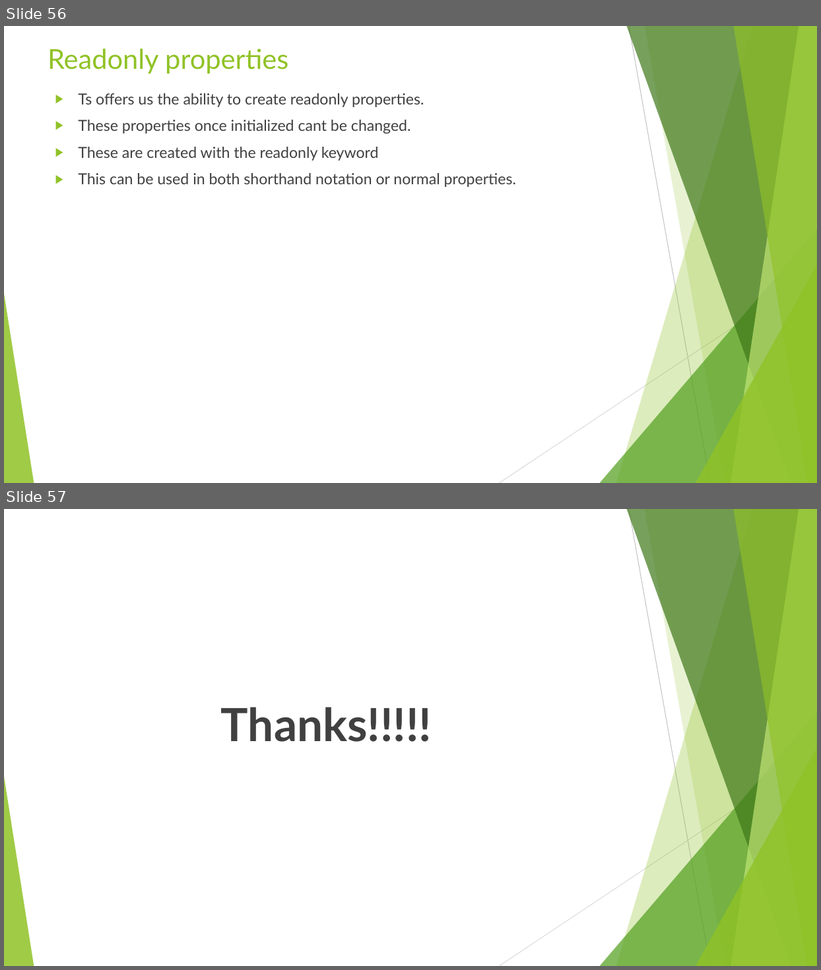
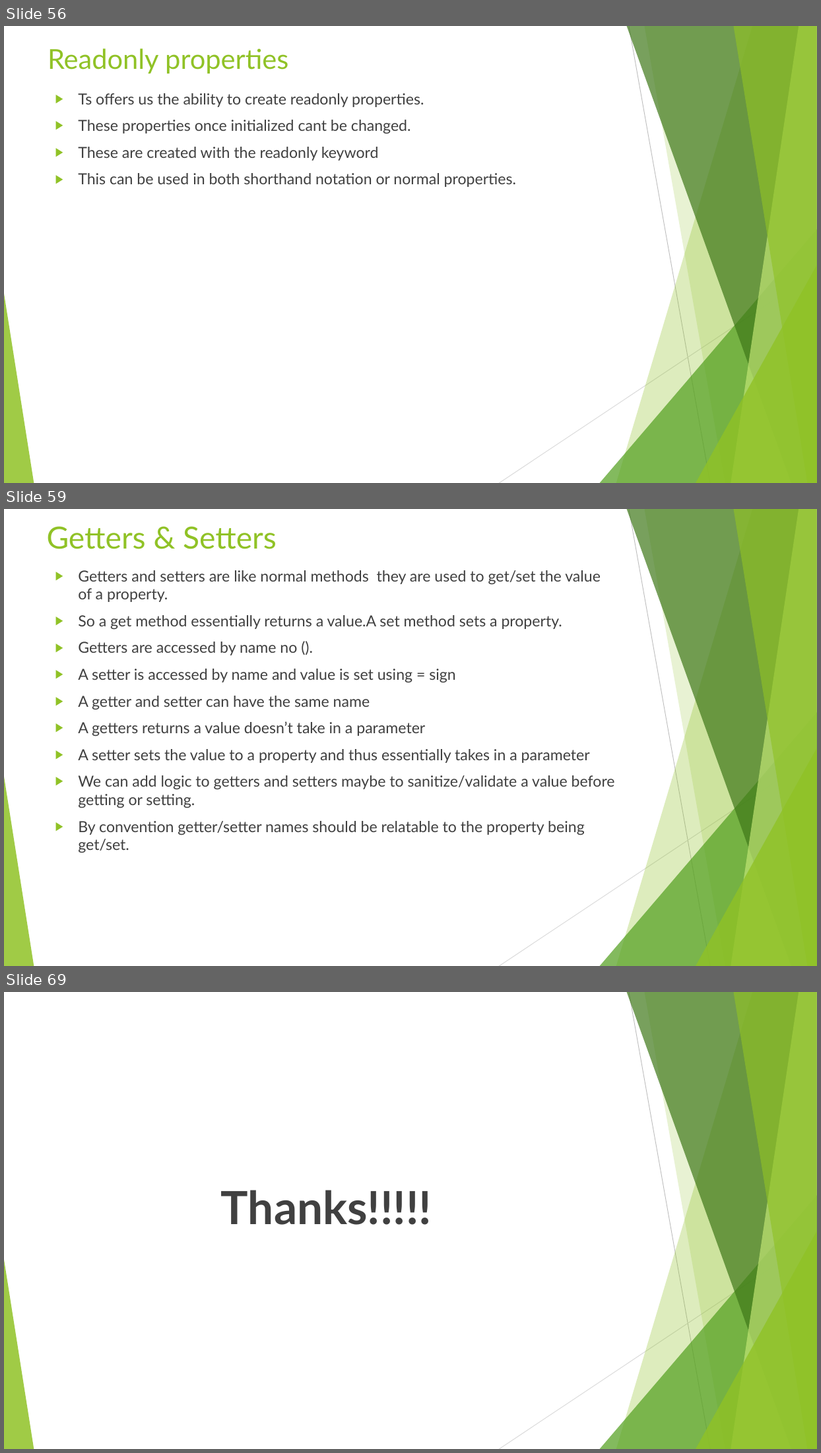
Before and after one commit to rudhrainfogain/TypeScript, a slide deck: PPT/TypeScriptv5.pptx. Shown one above the other, each under a label of ours: slides 56 and 57 before the commit, slides 56, 59 and 69 after it; the slides between them are not shown. The pictures are 821x970 and 821x1453 pixels, drawn with LibreOffice and Linux fonts; fonts in the diff are those of the drawing. Boxes give left, top, right and bottom in pixels: in the first picture for what was removed or moved away, otherwise in the second. Text is boxed around its words. In the diff, an @@ line names an element or a change of style, - is before the commit and + after.

```diff
--- a/PPT/TypeScriptv5.pptx
+++ b/PPT/TypeScriptv5.pptx
@@ slide 59 added at bbox=[4, 509, 817, 966], background #FFFFFF; not listed: 10 template elements that a slide beside it also shows @@
@@ title added at bbox=[47, 526, 277, 549], 36 pt, text #90C226 @@
+Getters & Setters
@@ text added at bbox=[78, 570, 615, 853], 18 pt, text #404040 @@
+▶ Getters and setters are like normal methods they are used to get/set the value of a property.
+▶ So a get method essentially returns a value.A set method sets a property.
+▶ Getters are accessed by name no ().
+▶ A setter is accessed by name and value is set using = sign
+▶ A getter and setter can have the same name
+▶ A getters returns a value doesn’t take in a parameter
+▶ A setter sets the value to a property and thus essentially takes in a parameter
+▶ We can add logic to getters and setters maybe to sanitize/validate a value before getting or setting.
+▶ By convention getter/setter names should be relatable to the property being get/set.
@@ what was slide 57 is now slide 69 @@
```
Also in this commit, not shown: 1 slide changed, 11 other slides added, 3 other files.
